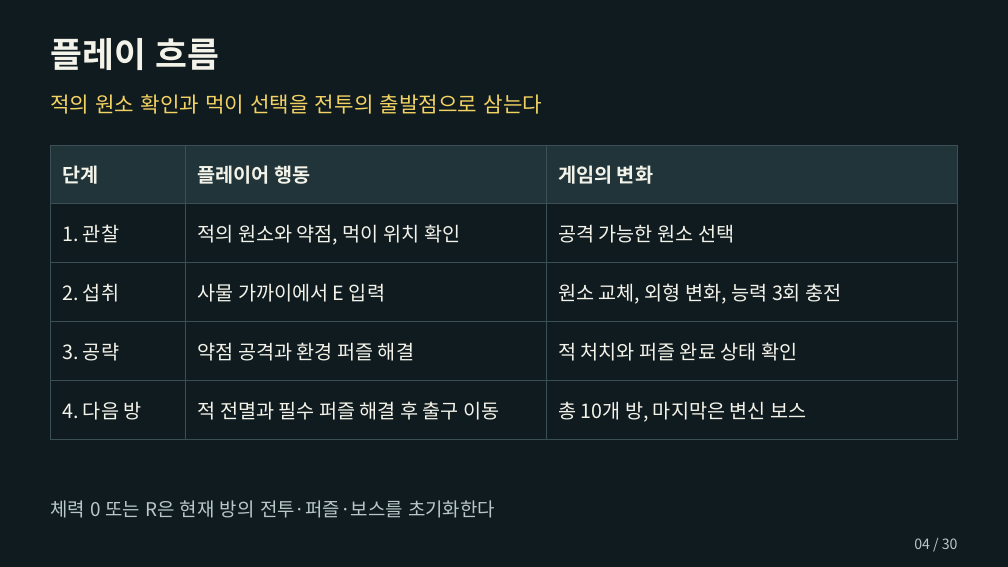
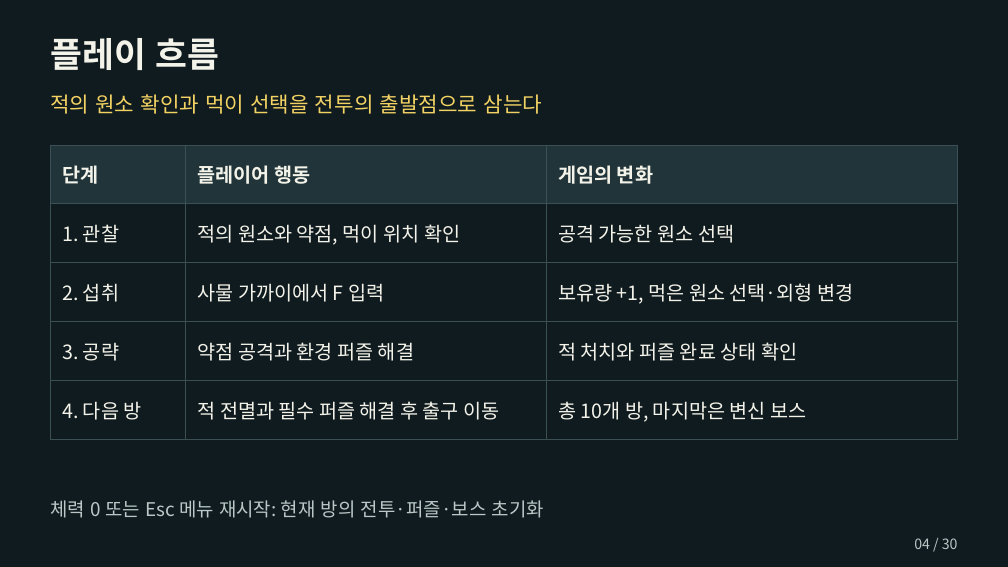
Before and after one commit to chanwhee0330/element-eater, a slide deck: slide 4 of outputs/planning/엘리먼트_이터_기획서_허찬휘.pptx. Drawn at 1008x567 pixels with LibreOffice and Linux fonts; fonts in the diff are those of the drawing. Boxes give left, top, right and bottom in pixels: in the first picture for what was removed or moved away, otherwise in the second. Text is boxed around its words. In the diff, an @@ line names an element or a change of style, - is before the commit and + after.

```diff
--- a/outputs/planning/엘리먼트_이터_기획서_허찬휘.pptx
+++ b/outputs/planning/엘리먼트_이터_기획서_허찬휘.pptx
@@ table at <box>51,145,958,447</box> @@
-row 3, column 2: 사물 가까이에서 E 입력
+row 3, column 2: 사물 가까이에서 F 입력
-row 3, column 3: 원소 교체, 외형 변화, 능력 3회 충전
+row 3, column 3: 보유량 +1, 먹은 원소 선택·외형 변경
@@ text at <box>50,500,544,518</box>: text changed @@
-체력 0 또는 R은 현재 방의 전투·퍼즐·보스를 초기화한다
+체력 0 또는 Esc 메뉴 재시작: 현재 방의 전투·퍼즐·보스 초기화
```
Also in this commit, not shown: 14 other slides changed, 6 other files.
